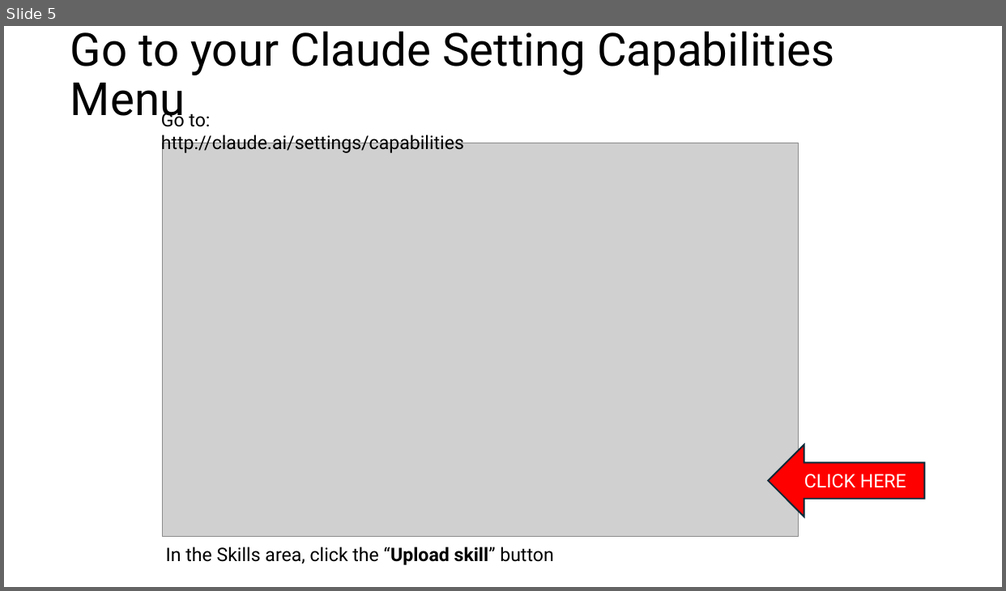
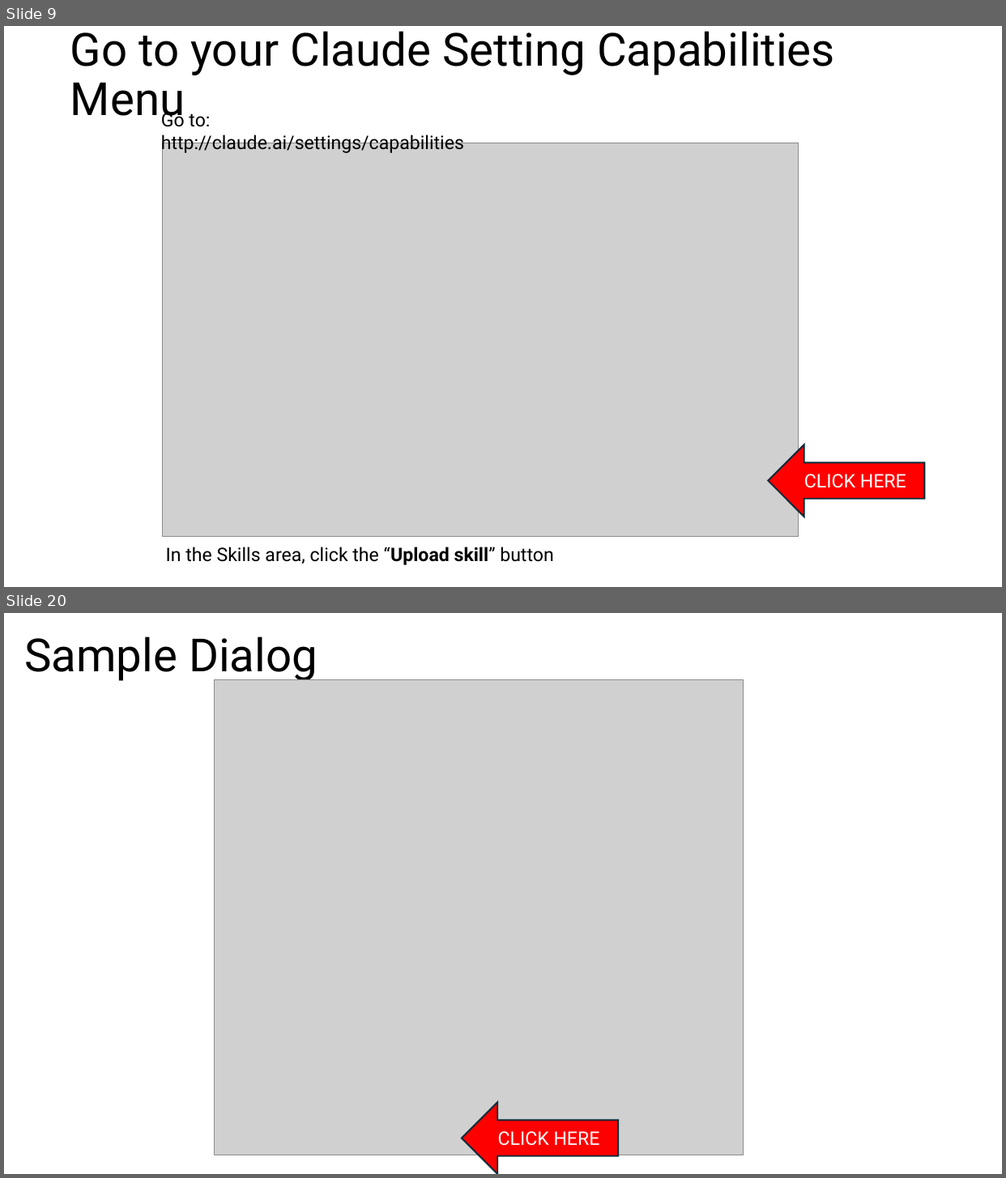
Before and after one commit to dmccreary/microsims, a slide deck: slides/Using-Claude-Skill-to-Generate-MicroSims.pptx. Shown one above the other, each under a label of ours: slide 5 before the commit, slides 9 and 20 after it; the slides between them are not shown. The pictures are 1006x591 and 1006x1178 pixels, drawn with LibreOffice and Linux fonts; fonts in the diff are those of the drawing; grey boxes stand for pictures. Boxes give left, top, right and bottom in pixels: in the first picture for what was removed or moved away, otherwise in the second. Text is boxed around its words. In the diff, an @@ line names an element or a change of style, - is before the commit and + after.

```diff
--- a/slides/Using-Claude-Skill-to-Generate-MicroSims.pptx
+++ b/slides/Using-Claude-Skill-to-Generate-MicroSims.pptx
@@ slide 20 added at (x1=4, y1=613, x2=1002, y2=1174), background #FFFFFF @@
@@ title added at (x1=24, y1=636, x2=317, y2=683), 44 pt, text #000000 @@
+Sample Dialog
@@ picture added at (x1=215, y1=679, x2=744, y2=1155) @@
@@ left arrow added at (x1=462, y1=1102, x2=618, y2=1174), fill #FF0000, outline #092A39 1.5 pt, 18 pt, text #FFFFFF @@
+CLICK HERE
@@ what was slide 5 is now slide 9 @@
```
Also in this commit, not shown: 5 slides changed, 32 other slides added, 1 slide removed, 2 other files.
